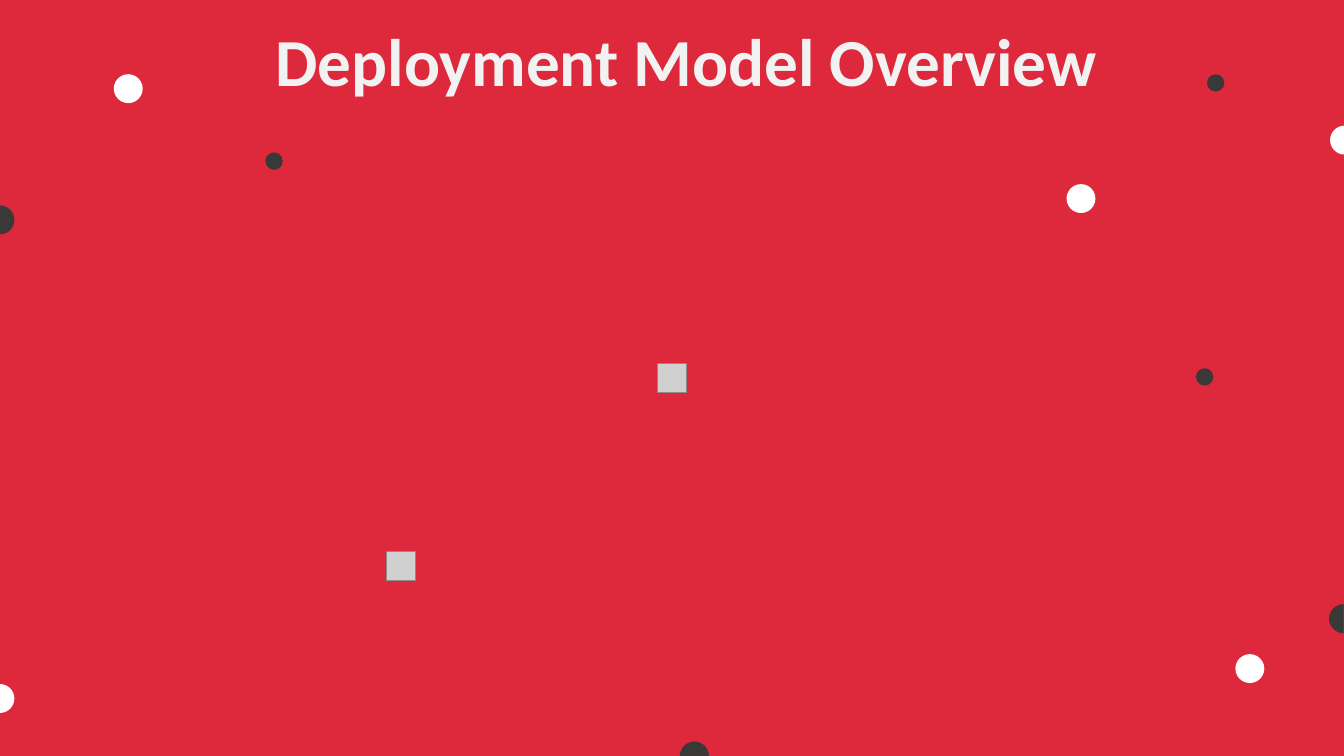
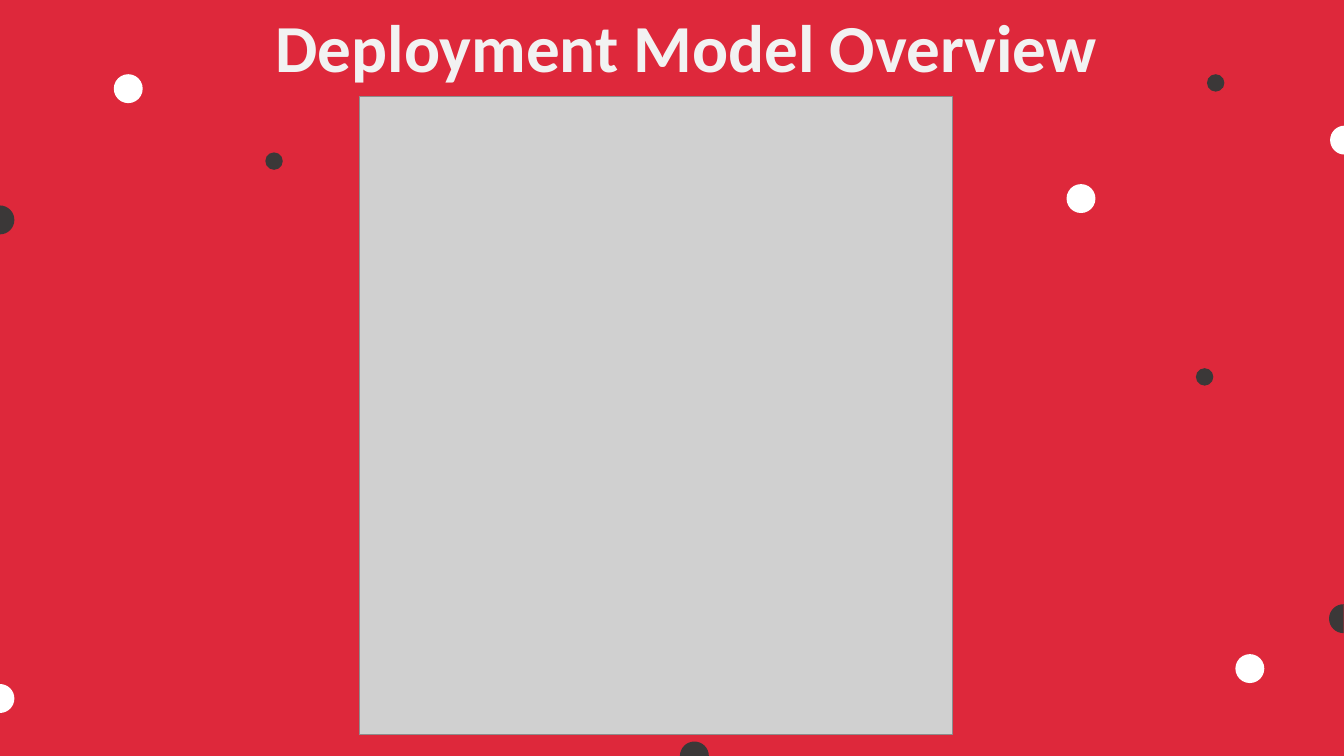
Before and after one commit to COS301-SE-2023/Pronto, a slide deck: slide 7 of Documentation/Demo 4 documents/Demo 4 Slideshow.pptx. Drawn at 1344x756 pixels with LibreOffice and Linux fonts; fonts in the diff are those of the drawing; grey boxes stand for pictures; background and template pictures are left out. Boxes give left, top, right and bottom in pixels: in the first picture for what was removed or moved away, otherwise in the second. Text is boxed around its words. In the diff, an @@ line names an element or a change of style, - is before the commit and + after.

```diff
--- a/Documentation/Demo 4 documents/Demo 4 Slideshow.pptx
+++ b/Documentation/Demo 4 documents/Demo 4 Slideshow.pptx
@@ text "Deployment Model Overview": place and size @@
-text "Deployment Model Overview" at bbox=[275, 39, 1097, 97]
+text "Deployment Model Overview" at bbox=[275, 25, 1097, 83]
@@ picture added at bbox=[359, 97, 953, 735] @@
@@ picture removed at bbox=[657, 363, 687, 392] @@
@@ picture removed at bbox=[386, 552, 415, 581] @@
```
Also in this commit, not shown: 4 other slides changed, 2 slides added, 1 other file.
